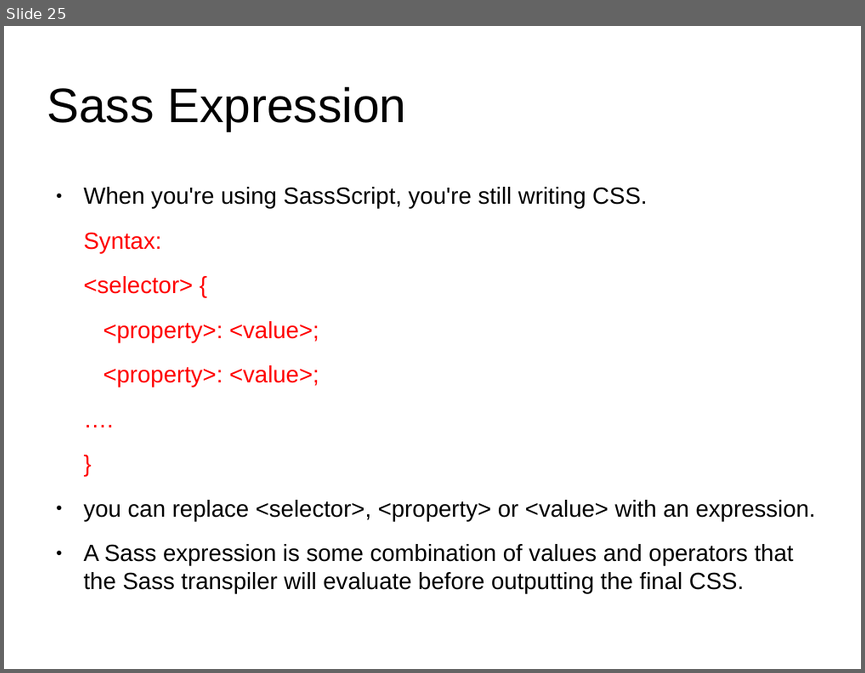
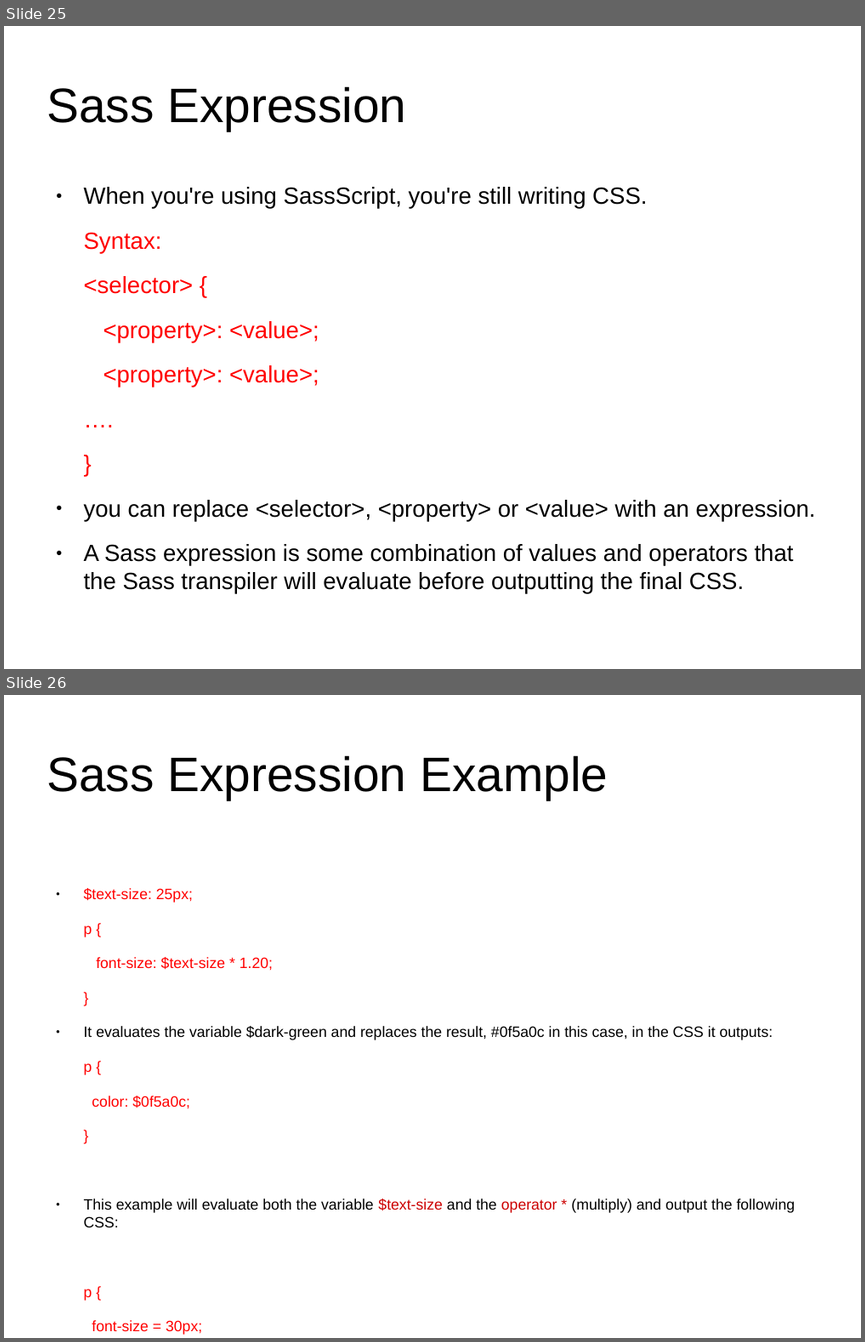
Before and after one commit to anumsh/SASS-Basics, a slide deck: SASS_basics.odp. Shown one above the other, each under a label of ours: slide 25 before the commit, slides 25 and 26 after it. The pictures are 865x673 and 865x1342 pixels, drawn with LibreOffice and Linux fonts; fonts in the diff are those of the drawing; background and template pictures are left out. Boxes give left, top, right and bottom in pixels: in the first picture for what was removed or moved away, otherwise in the second. Text is boxed around its words. In the diff, an @@ line names an element or a change of style, - is before the commit and + after.

Commit message:
feat: Sass Datatypes

```diff
--- a/SASS_basics.odp
+++ b/SASS_basics.odp
@@ slide 26 added at box(4, 695, 861, 1338), background #FFFFFF @@
@@ title added at box(46, 755, 608, 800), 44.8 pt, text #000000 @@
+Sass Expression Example
@@ text added at box(84, 888, 795, 1300), 13.9 pt, text #000000 @@
+● $text-size: 25px;
+p {
+font-size: $text-size * 1.20;
+}
+● It evaluates the variable $dark-green and replaces the result, #0f5a0c in this case, in the CSS it outputs:
+p {
+color: $0f5a0c;
+}
+● This example will evaluate both the variable $text-size and the operator * (multiply) and output the following CSS:
+p {
+font-size = 30px;
+}
```
Also in this commit, not shown: 1 slide changed, 3 other slides added.
